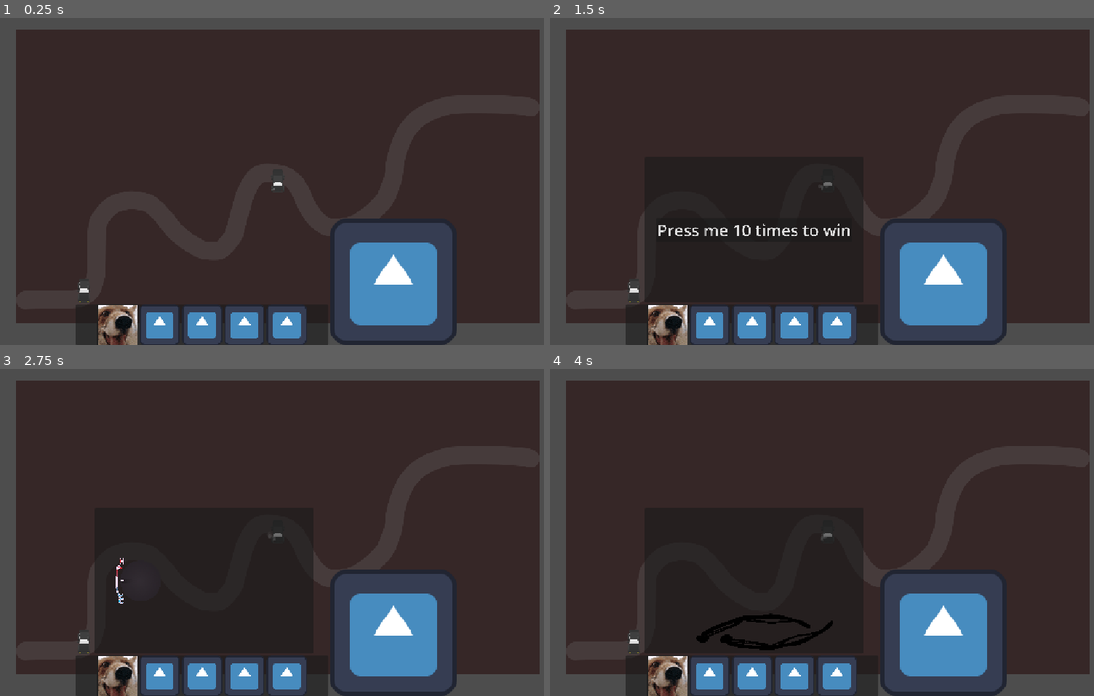
Above: before the commit, frames 1-4 (two rows, left to right).
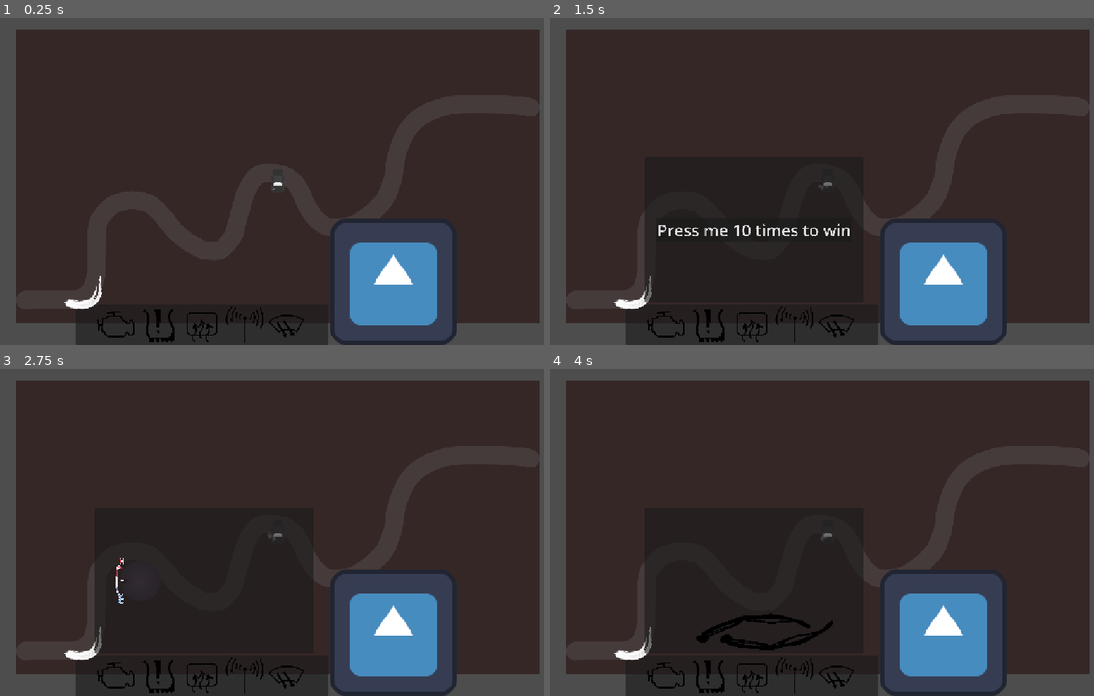
Above: after the commit, the same moments.

Repository: DBorgKiwami/game-jam-2
Game: Godot game, scene res://levels/testlevel.tscn
Two runs of this game, one before a commit and one after it. Both use one fixed random seed, a clock stepped at 60 frames per second and the inputs below. The engine's default icon, where the game draws it, is replaced by a stand-in: a white triangle on a blue panel in a dark square.
Inputs (mouse positions are in pixels of both pictures, inside the frame that each line leads up to):
- Up to frame 1 (0.25 s): no input
- Up to frame 2 (1.5 s): click (669, 325) at 0.5 s; click (707, 325) at 1.25 s
- Up to frame 3 (2.75 s): click (201, 676) at 2 s
- Up to frame 4 (4 s): click (794, 676) at 2.75 s; click (838, 676) at 3.5 s

The runs differ from the first frame. In frame 1, 4.2% of the frame differs, in the area x 11-57%, y 78-100%; in frame 2, 4.2%; in frame 3, 4.2%; in frame 4, 4.2%.

Commit message:
Added basic toolbar icons lol

Diff:
--- a/ui/toolbar.tscn
+++ b/ui/toolbar.tscn
@@ -1,12 +1,16 @@
 [gd_scene format=3 uid="uid://bkhavqi0ynfy4"]
 
 [ext_resource type="Script" uid="uid://cry37rui407f3" path="res://ui/toolbar.gd" id="1_ata6n"]
-[ext_resource type="Texture2D" uid="uid://wviha2wioqlf" path="res://images/fsos.png" id="1_gb7al"]
 [ext_resource type="Texture2D" uid="uid://di8abe44rp8bk" path="res://images/icon.svg" id="2_ata6n"]
 [ext_resource type="PackedScene" uid="uid://bq6dbw55wnsw0" path="res://minigames/testminigame.tscn" id="2_gb7al"]
-[ext_resource type="Texture2D" uid="uid://cutcbvyemtb80" path="res://images/car_long_black_04.png" id="2_h6tbp"]
+[ext_resource type="Texture2D" uid="uid://c3yfy700s01i7" path="res://particles/sweep.png" id="2_wcfn2"]
+[ext_resource type="Texture2D" uid="uid://eamlb36jllrw" path="res://images/tool-btns/engine.png" id="3_02ouf"]
+[ext_resource type="Texture2D" uid="uid://ct264gf34ey25" path="res://images/tool-btns/flat_tire.png" id="5_62suo"]
 [ext_resource type="PackedScene" uid="uid://c0q51j3dsg355" path="res://minigames/radio.tscn" id="5_e376i"]
+[ext_resource type="Texture2D" uid="uid://dfmy1gsth642i" path="res://images/tool-btns/heaterr.png" id="5_wcfn2"]
 [ext_resource type="PackedScene" uid="uid://c5xku7oeeh1x8" path="res://minigames/heater.tscn" id="6_4dapg"]
+[ext_resource type="Texture2D" uid="uid://bppdjmuo76a00" path="res://images/tool-btns/radio.png" id="6_62suo"]
+[ext_resource type="Texture2D" uid="uid://cqe5b1glr8l6n" path="res://images/tool-btns/shield.png" id="7_4vual"]
 [ext_resource type="PackedScene" uid="uid://dws7xuqu0hx5" path="res://minigames/engines.tscn" id="8_vh3at"]
 [ext_resource type="PackedScene" uid="uid://dh8s2kyvn520g" path="res://minigames/windshield.tscn" id="9_m6d4s"]
 
@@ -41,7 +45,7 @@
 offset_top = -67.0
 offset_right = 56.0
 offset_bottom = 13.0
-texture_normal = ExtResource("2_h6tbp")
+texture_normal = ExtResource("2_wcfn2")
 ignore_texture_size = true
 stretch_mode = 5
 
@@ -67,7 +71,7 @@
 custom_minimum_size = Vector2(80, 80)
 custom_maximum_size = Vector2(80, 80)
 layout_mode = 2
-texture_normal = ExtResource("1_gb7al")
+texture_normal = ExtResource("3_02ouf")
 texture_disabled = ExtResource("2_ata6n")
 ignore_texture_size = true
 stretch_mode = 5
@@ -76,7 +80,7 @@
 custom_minimum_size = Vector2(80, 80)
 custom_maximum_size = Vector2(80, 80)
 layout_mode = 2
-texture_normal = ExtResource("2_ata6n")
+texture_normal = ExtResource("5_62suo")
 ignore_texture_size = true
 stretch_mode = 5
 
@@ -84,7 +88,7 @@
 custom_minimum_size = Vector2(80, 80)
 custom_maximum_size = Vector2(80, 80)
 layout_mode = 2
-texture_normal = ExtResource("2_ata6n")
+texture_normal = ExtResource("5_wcfn2")
 ignore_texture_size = true
 stretch_mode = 5
 
@@ -92,7 +96,7 @@
 custom_minimum_size = Vector2(80, 80)
 custom_maximum_size = Vector2(80, 80)
 layout_mode = 2
-texture_normal = ExtResource("2_ata6n")
+texture_normal = ExtResource("6_62suo")
 ignore_texture_size = true
 stretch_mode = 5
 
@@ -100,7 +104,7 @@
 custom_minimum_size = Vector2(80, 80)
 custom_maximum_size = Vector2(80, 80)
 layout_mode = 2
-texture_normal = ExtResource("2_ata6n")
+texture_normal = ExtResource("7_4vual")
 ignore_texture_size = true
 stretch_mode = 5
 
Binary file added: images/tool-btns/engine.png
Not shown, added: images/tool-btns/engine.png.import
Binary file added: images/tool-btns/flat_tire.png
Not shown, added: images/tool-btns/flat_tire.png.import
Binary file added: images/tool-btns/heaterr.png
Not shown, added: images/tool-btns/heaterr.png.import
Binary file added: images/tool-btns/radio.png
Not shown, added: images/tool-btns/radio.png.import
Binary file added: images/tool-btns/shield.png
Not shown, added: images/tool-btns/shield.png.import
